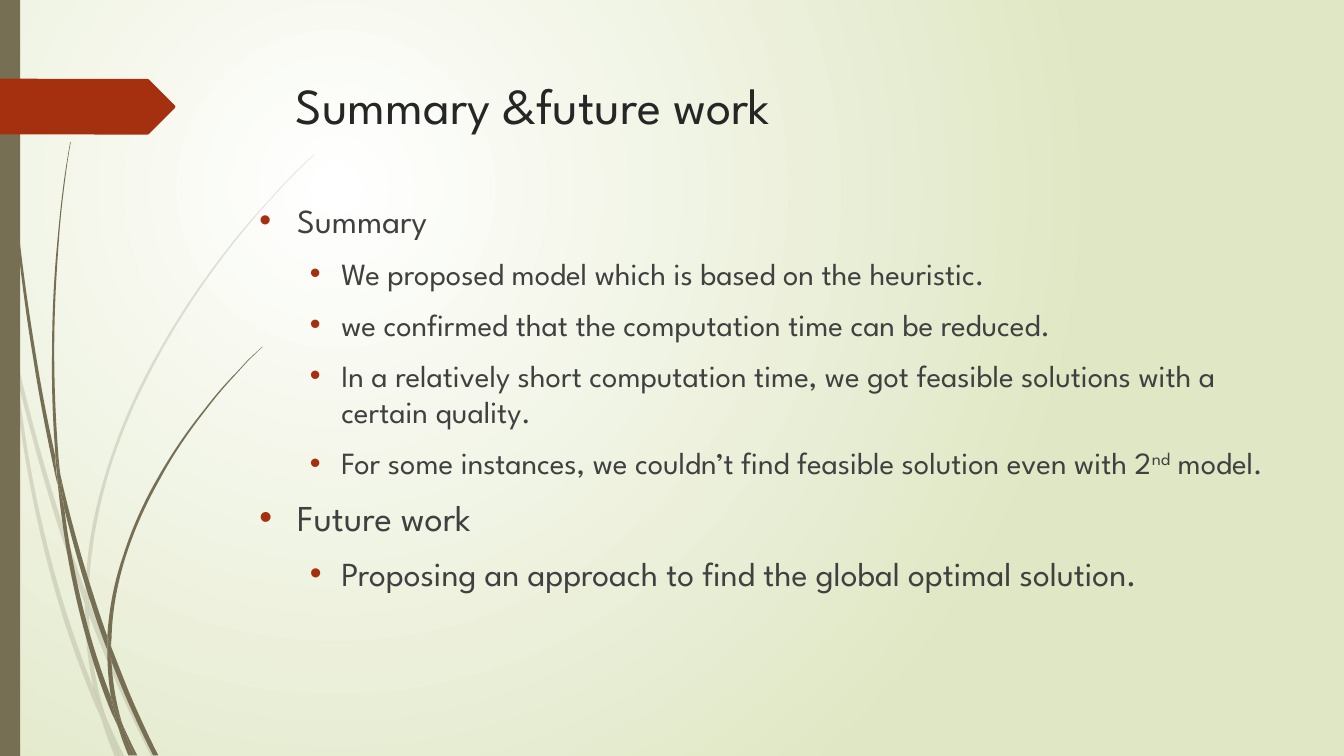
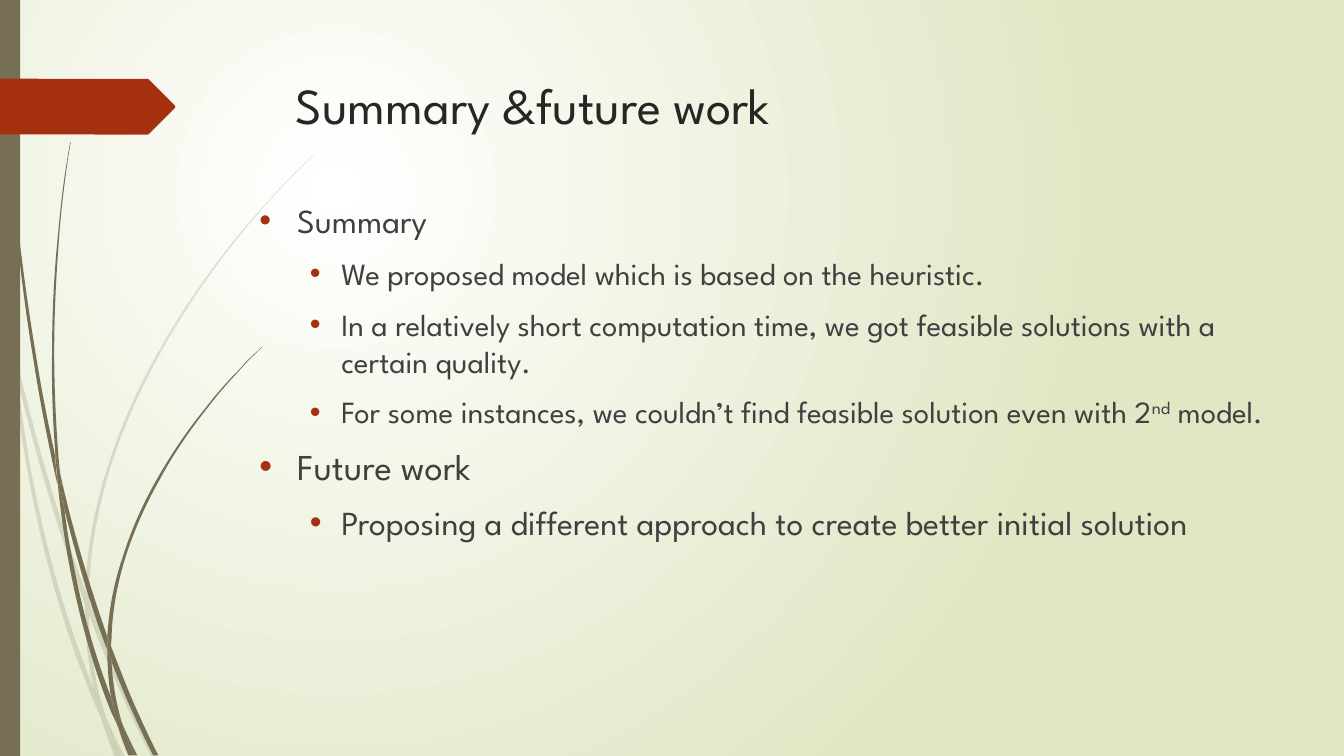
Before and after one commit to r-kurosu/kline_new, a slide deck: slide 54 of 竹田_修論発表.pptx (slide 59 before the commit). Drawn at 1344x756 pixels with LibreOffice and Linux fonts; fonts in the diff are those of the drawing. Boxes give left, top, right and bottom in pixels: in the first picture for what was removed or moved away, otherwise in the second. Text is boxed around its words. In the diff, an @@ line names an element or a change of style, - is before the commit and + after.

```diff
--- a/竹田_修論発表.pptx
+++ b/竹田_修論発表.pptx
@@ text at <box>341,314,1050,343</box>: paragraph removed @@
-  • we confirmed that the computation time can be reduced.
@@ text at <box>341,511,1188,543</box>: text changed @@
-  • Proposing an approach to find the global optimal solution.
+  • Proposing a different approach to create better initial solution
```
Also in this commit, not shown: 6 other slides changed, 5 slides removed.
